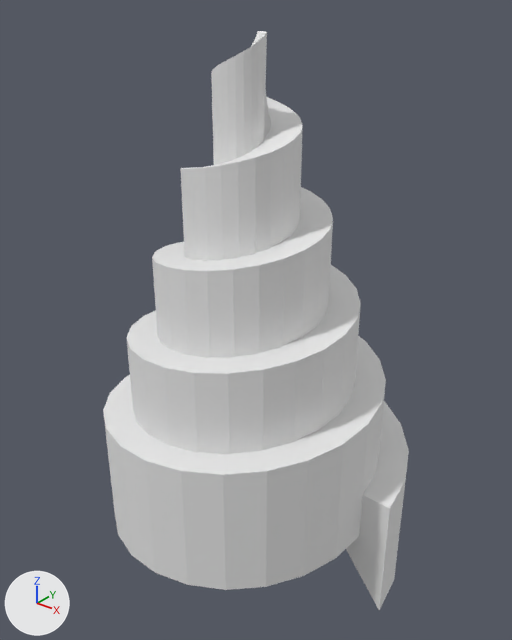
An edit to the OBJ model Wonderful Adventure - Prototype/Assets/Hill/Hill.obj, drawn before and after from the same camera.
Before and after are seen from a 50 mm lens placed at (2.35, -2.88, 2.66), pointed at (0.02, 0.04, 0.85). Arrows for +X, +Y and +Z are at lower left; the lights stay in place. Where no turn or scale is listed for an object, it has been applied to the vertices.

The older version as bpy lines, for what is in view:
```python
me_circle = bpy.data.meshes.new('Circle')
me_circle.from_pydata(...)  # 362 vertices, 243 faces; spans x -0.91..1.0, y -0.87..0.96, z -0.79..2.42
me_circle.materials.append(mat_none)  # white #e7e7e7
ob_circle = bpy.data.objects.new('Circle', me_circle)
ob_circle.location = (0.0, 0.0, 0.0)
```
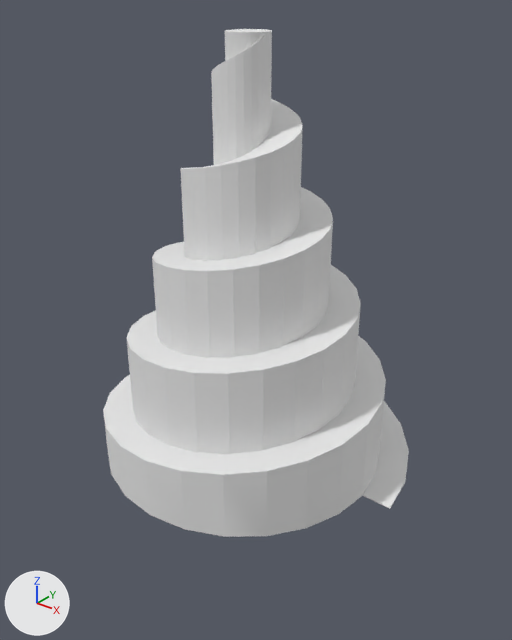
Commit message: Updated hill model

The edits, one by one:
me_circle is used by ob_circle; location (0.0, 0.0, 0.0).
me_circle had 362 vertices, 243 faces and spanned x -0.91..1.0, y -0.87..0.96, z -0.79..2.42.
me_circle now has 364 vertices, 243 faces and spans x -0.91..1.0, y -0.87..0.96, z 0.0..2.42.
Part 1, on me_circle:
3 vertices are removed from x -0.62..1.0, y -0.36..0.0, z -0.79..-0.02.
6 faces are deleted.
36 vertices move from x -0.91..0.96, y -0.87..0.96, z -0.77..-0.04 to x -0.91..0.96, y -0.87..0.96, z 0.0.
5 vertices are added at (-0.62, -0.36, 0.0), (-0.51, -0.49, 0.0), (0.82, 0.0, 0.0), (1.0, 0.0, 0.0), (0.38, 0.02, 0.0).
8 new faces join them.
Part 2, on me_circle:
2 faces are deleted.
Mesh me_cylinder is new.
It is a 32-sided cylinder along z spanning x -0.115..0.115, y -0.115..0.115, z 1.911..2.421.
It uses material mat_none (white #e7e7e7).
Object 'Cylinder' (ob_cylinder) is new; it shows me_cylinder.
Its location is (0.0, 0.0, 0.0).

Where the change shows, as pixel boxes (x1, y1, x2, y2) in the pictures (512 x 640 px; the box of a moved part takes in the faces that stretch with it):
'Circle', reshaped (13% shorter): before (103, 31, 409, 610); after (103, 32, 409, 537)
'Cylinder', added: after (225, 29, 272, 139)
part 1 of me_circle, moved or reshaped: before (103, 382, 406, 610); after (103, 382, 406, 537)
part 2 of me_circle, deleted: before (251, 37, 271, 139)
